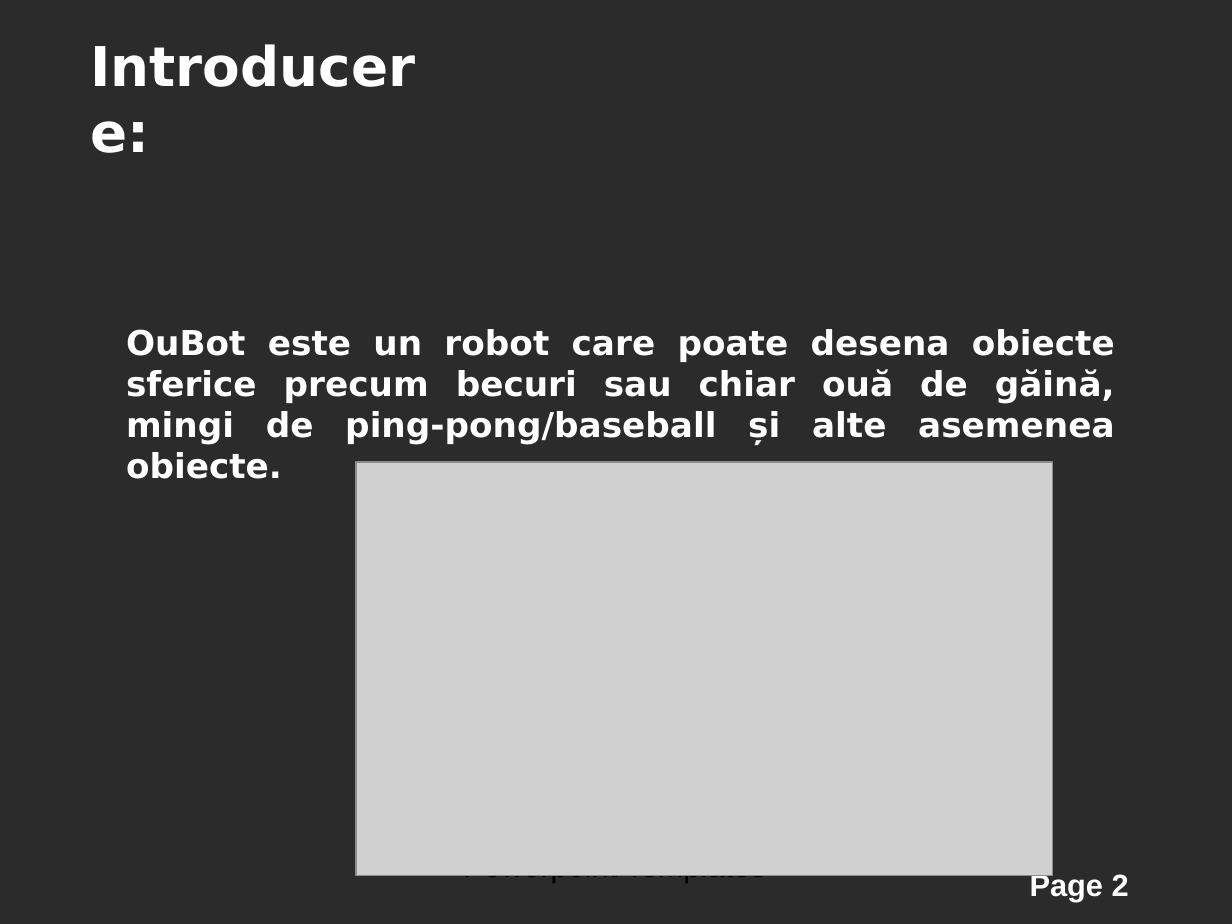
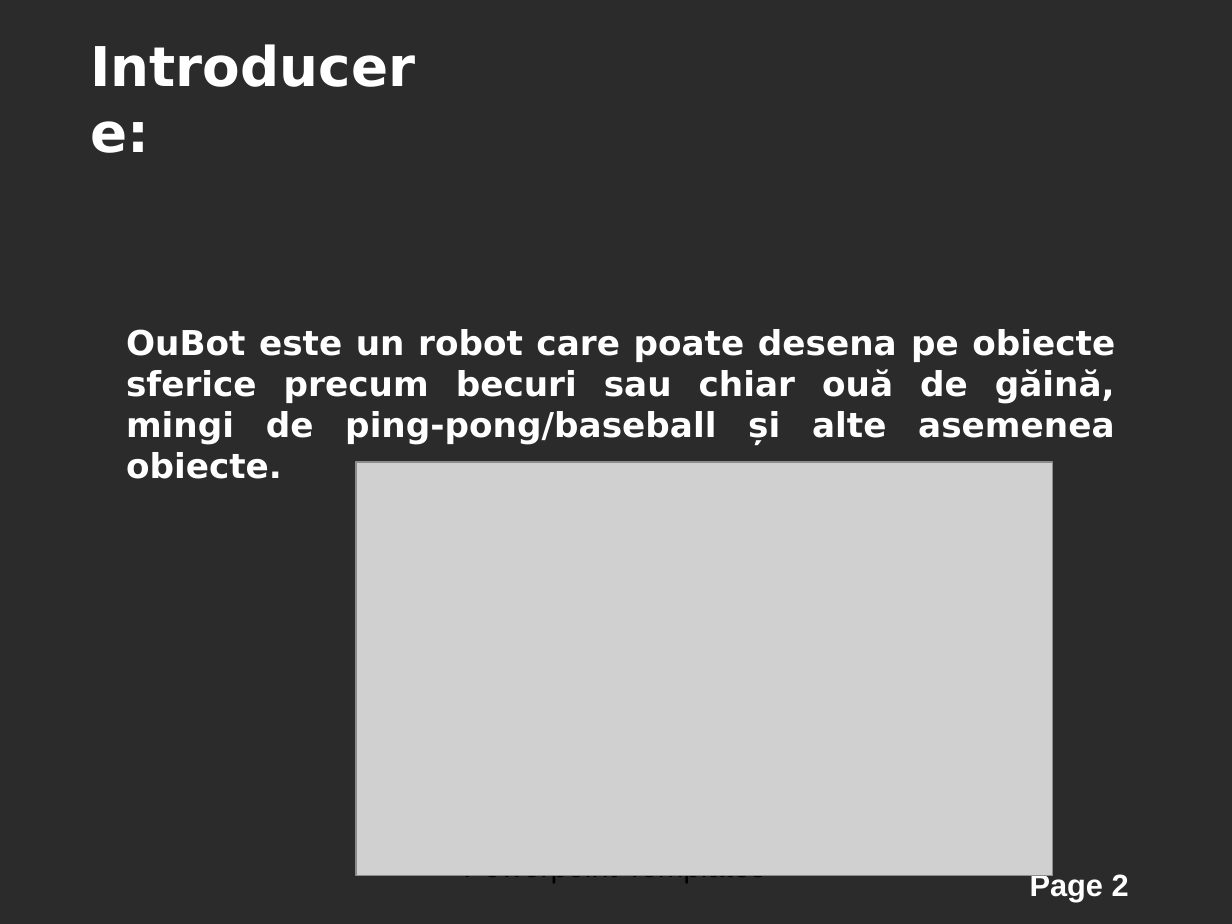
Before and after one commit to vrsz/Dispozitiv-de-pictat-Ou-, a slide deck: slide 2 of Prezentare.ppt. Drawn at 1232x924 pixels with LibreOffice and Linux fonts; fonts in the diff are those of the drawing; grey boxes stand for pictures; background and template pictures are left out; a plain dark background stands for a picture behind light text. Boxes give left, top, right and bottom in pixels: in the first picture for what was removed or moved away, otherwise in the second. Text is boxed around its words. In the diff, an @@ line names an element or a change of style, - is before the commit and + after.

```diff
--- a/Prezentare.ppt
+++ b/Prezentare.ppt
@@ text at [126, 329, 1115, 479]: text changed @@
-OuBot este un robot care poate desena obiecte sferice precum becuri sau chiar ouă de găină, mingi de ping-pong/baseball și alte asemenea obiecte.
+OuBot este un robot care poate desena pe obiecte sferice precum becuri sau chiar ouă de găină, mingi de ping-pong/baseball și alte asemenea obiecte.
```
Also in this commit, not shown: 1 other slide changed, 4 slides added, 2 slides removed, 18 other files.
